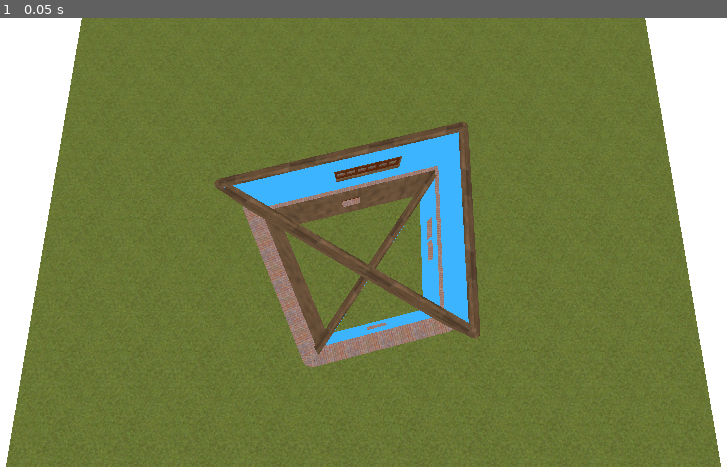
Above: before the commit, frame 1.
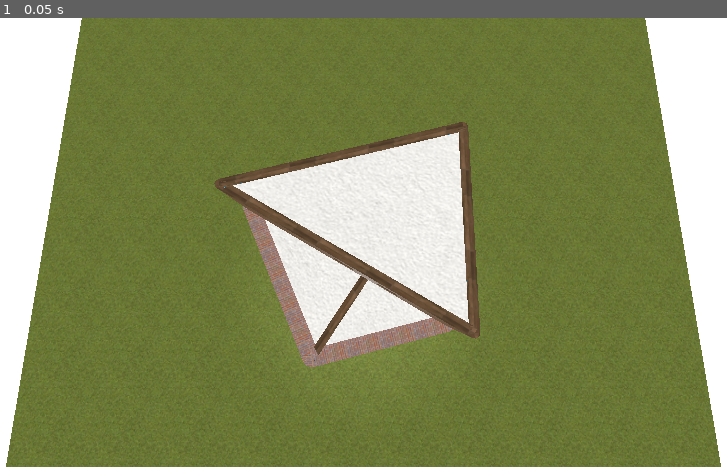
Above: after the commit, the same moment.

Repository: NitroxNova/Go.Build
Game: Godot game, scene res://main.tscn
Two runs of this game, one before a commit and one after it. Both use one fixed random seed, a clock stepped at 60 frames per second and the inputs below.
Inputs:
- Up to frame 1 (0.05 s): no input

The runs differ from the first frame. In frame 1, 9.1% of the frame differs, in the area x 32-65%, y 25-73%.
Error before the commit: Cannot call method 'get_children' on a null value. (res://main.gd:28)
Error after the commit: Cannot call method 'get_children' on a null value. (res://main.gd:31)

Commit message:
ceilings and floors

Diff:
--- a/Blueprints/1_story_wooden.tres
+++ b/Blueprints/1_story_wooden.tres
@@ -1,24 +1,39 @@
-[gd_resource type="Resource" script_class="House_Config" load_steps=17 format=3 uid="uid://dkj4jal2ug7rh"]
+[gd_resource type="Resource" script_class="House_Config" load_steps=22 format=3 uid="uid://dkj4jal2ug7rh"]
 
+[ext_resource type="Material" uid="uid://cr0pyia4tfjfo" path="res://Material/Stucco/white_stucco.tres" id="1_ty33s"]
+[ext_resource type="Script" path="res://House/Floor_Config.gd" id="2_46j0j"]
 [ext_resource type="Script" path="res://House/Pillar/Pillar_Config.gd" id="2_rlphy"]
 [ext_resource type="Script" path="res://House/House_Config.gd" id="3_koegy"]
+[ext_resource type="Material" uid="uid://dcjxc15k81xrl" path="res://Material/Bricks/material_3d.tres" id="3_t5mym"]
 [ext_resource type="Material" uid="uid://wb7b12htur4g" path="res://Material/Planks/material_3d.tres" id="4_q811r"]
 [ext_resource type="Script" path="res://House/Wall/Wall_Config.gd" id="5_8xgmm"]
 [ext_resource type="Material" uid="uid://bi4o5cqdj3n2x" path="res://Material/Blue_Stripes/material_3d.tres" id="6_v1o6s"]
 [ext_resource type="Script" path="res://House/Window/Window_Config.gd" id="7_o7au7"]
 
+[sub_resource type="Resource" id="Resource_todxg"]
+script = ExtResource("2_46j0j")
+perimeter = PackedInt32Array(0, 1, 2, 3)
+thickness = 0.1
+material = ExtResource("1_ty33s")
+
+[sub_resource type="Resource" id="Resource_eq8f0"]
+script = ExtResource("2_46j0j")
+perimeter = PackedInt32Array(0, 1, 2, 3)
+thickness = 0.1
+material = ExtResource("3_t5mym")
+
 [sub_resource type="Resource" id="Resource_6qxks"]
 script = ExtResource("2_rlphy")
 position = Vector3(5, 0, 5)
 height = 5.0
-width = 0.5
+width = 1.0
 material = ExtResource("4_q811r")
 
 [sub_resource type="Resource" id="Resource_1onif"]
 script = ExtResource("2_rlphy")
 position = Vector3(5, 0, -5)
 height = 5.0
-width = 0.5
+width = 1.0
 material = ExtResource("4_q811r")
 
 [sub_resource type="Resource" id="Resource_wc6fq"]
@@ -42,6 +57,7 @@
 width = 1.0
 windows = Array[ExtResource("7_o7au7")]([])
 material = ExtResource("4_q811r")
+inner_material = ExtResource("6_v1o6s")
 
 [sub_resource type="Resource" id="Resource_e37al"]
 script = ExtResource("5_8xgmm")
@@ -83,3 +99,5 @@
 script = ExtResource("3_koegy")
 pillars = Array[ExtResource("2_rlphy")]([SubResource("Resource_6qxks"), SubResource("Resource_1onif"), SubResource("Resource_wc6fq"), SubResource("Resource_uqchc")])
 walls = Array[ExtResource("5_8xgmm")]([SubResource("Resource_juoiw"), SubResource("Resource_e37al"), SubResource("Resource_gi2rl"), SubResource("Resource_dslxt")])
+floors = Array[ExtResource("2_46j0j")]([SubResource("Resource_eq8f0")])
+ceilings = Array[ExtResource("2_46j0j")]([SubResource("Resource_todxg")])
--- a/Blueprints/2_story_brick.tres
+++ b/Blueprints/2_story_brick.tres
@@ -1,6 +1,8 @@
-[gd_resource type="Resource" script_class="House_Config" load_steps=32 format=3 uid="uid://b7ujqot6l8ijp"]
-
+[gd_resource type="Resource" script_class="House_Config" load_steps=39 format=3 uid="uid://b7ujqot6l8ijp"]
+
+[ext_resource type="Material" uid="uid://cr0pyia4tfjfo" path="res://Material/Stucco/white_stucco.tres" id="1_e3sie"]
 [ext_resource type="Material" uid="uid://dcjxc15k81xrl" path="res://Material/Bricks/material_3d.tres" id="1_eoadj"]
+[ext_resource type="Script" path="res://House/Floor_Config.gd" id="2_4a6hx"]
 [ext_resource type="Script" path="res://House/Pillar/Pillar_Config.gd" id="2_u4dqw"]
 [ext_resource type="Material" uid="uid://wb7b12htur4g" path="res://Material/Planks/material_3d.tres" id="3_ttmps"]
 [ext_resource type="Script" path="res://House/House_Config.gd" id="4_ta3lu"]
@@ -8,6 +10,36 @@
 [ext_resource type="Script" path="res://House/Wall/Wall_Config.gd" id="6_xplo5"]
 [ext_resource type="Script" path="res://House/Window/Window_Config.gd" id="7_62fsi"]
 
+[sub_resource type="Resource" id="Resource_7847p"]
+script = ExtResource("2_4a6hx")
+perimeter = PackedInt32Array(0, 1, 2, 3)
+thickness = 0.1
+material = ExtResource("1_e3sie")
+
+[sub_resource type="Resource" id="Resource_2kp48"]
+script = ExtResource("2_4a6hx")
+perimeter = PackedInt32Array(4, 5, 6)
+thickness = 0.1
+material = ExtResource("1_e3sie")
+
+[sub_resource type="Resource" id="Resource_w657x"]
+script = ExtResource("2_4a6hx")
+perimeter = PackedInt32Array(0, 1, 3)
+thickness = 0.1
+material = ExtResource("3_ttmps")
+
+[sub_resource type="Resource" id="Resource_3dkxs"]
+script = ExtResource("2_4a6hx")
+perimeter = PackedInt32Array(1, 2, 3)
+thickness = 0.1
+material = ExtResource("1_eoadj")
+
+[sub_resource type="Resource" id="Resource_s0xgf"]
+script = ExtResource("2_4a6hx")
+perimeter = PackedInt32Array(4, 5, 6)
+thickness = 0.1
+material = ExtResource("3_ttmps")
+
 [sub_resource type="Resource" id="Resource_p00ap"]
 script = ExtResource("2_u4dqw")
 position = Vector3(5, 0, 2)
@@ -178,3 +210,5 @@
 script = ExtResource("4_ta3lu")
 pillars = Array[ExtResource("2_u4dqw")]([SubResource("Resource_p00ap"), SubResource("Resource_2qkws"), SubResource("Resource_hqy86"), SubResource("Resource_vlw34"), SubResource("Resource_5ef4j"), SubResource("Resource_rv5sf"), SubResource("Resource_8i0fe")])
 walls = Array[ExtResource("6_xplo5")]([SubResource("Resource_5y214"), SubResource("Resource_d2i3w"), SubResource("Resource_ec647"), SubResource("Resource_pbq0f"), SubResource("Resource_tbu1s"), SubResource("Resource_y3cso"), SubResource("Resource_co550"), SubResource("Resource_yu3sp")])
+floors = Array[ExtResource("2_4a6hx")]([SubResource("Resource_w657x"), SubResource("Resource_3dkxs"), SubResource("Resource_s0xgf")])
+ceilings = Array[ExtResource("2_4a6hx")]([SubResource("Resource_7847p"), SubResource("Resource_2kp48")])
--- /dev/null
+++ b/House/Floor_Config.gd
@@ -0,0 +1,18 @@
+@tool
+extends Resource
+class_name Floor_Config
+
+@export var perimeter : PackedInt32Array:
+	set(value):
+		perimeter = value
+		emit_changed()
+
+@export var thickness : float = .1:
+	set(value):
+		thickness = value
+		emit_changed()
+
+@export var material : StandardMaterial3D:
+	set(value):
+		material = value
+		emit_changed()
--- a/House/House_Config.gd
+++ b/House/House_Config.gd
@@ -15,3 +15,17 @@
 		for w in walls:
 			w.changed.connect(emit_changed)
 		emit_changed()
+
+@export var floors : Array[Floor_Config] :
+	set(value):
+		floors = value
+		for f in floors:
+			f.changed.connect(emit_changed)
+		emit_changed()
+
+@export var ceilings : Array[Floor_Config] :
+	set(value):
+		ceilings = value
+		for c in ceilings:
+			c.changed.connect(emit_changed)
+		emit_changed()
--- /dev/null
+++ b/Material/Stucco/white_stucco.tres
@@ -0,0 +1,6 @@
+[gd_resource type="StandardMaterial3D" load_steps=2 format=3 uid="uid://cr0pyia4tfjfo"]
+
+[ext_resource type="Texture2D" uid="uid://ducn7kehdh72k" path="res://Material/Stucco/white_stucco.png" id="1_12t72"]
+
+[resource]
+albedo_texture = ExtResource("1_12t72")
--- a/main.gd
+++ b/main.gd
@@ -17,12 +17,15 @@
 	build()
 
 func build():
-	print("building")
 	clean_house()
 	for p in house_config.pillars:
 		build_pillar(p)
 	for w in house_config.walls:
 		build_wall(w)
+	for f in house_config.floors:
+		build_floor(f)
+	for c in house_config.ceilings:
+		build_ceiling(c)
 
 func clean_house():
 	for child in $House.get_children():
@@ -67,5 +70,34 @@
 		wall.add_child(window)
 	$House.add_child(wall)
 
+func build_floor(floor_config:Floor_Config):
+	var floor = CSGPolygon3D.new()
+	floor.material = floor_config.material
+	floor.depth = floor_config.thickness
+	floor.rotation.x = PI/2
+	var floor_poly = PackedVector2Array()
+	var height = house_config.pillars[floor_config.perimeter[0]].position.y
+	for pillar_id in floor_config.perimeter:
+		var pillar = house_config.pillars[pillar_id]
+		floor_poly.append(Vector2(pillar.position.x,pillar.position.z))
+		if height < pillar.position.y: #get the highest pillar position, so floor will be on stilts if eneven
+			height =  pillar.position.y
+	floor.polygon = floor_poly #cant append directly to polygon
+	floor.position.y = height
+	$House.add_child(floor)
+	return floor
+
+func build_ceiling(ceiling_config:Floor_Config):
+	var ceiling = build_floor(ceiling_config)
+	var first_pillar = house_config.pillars[ceiling_config.perimeter[0]]
+	var height = first_pillar.position.y + first_pillar.height - ceiling_config.thickness -.001
+	for pillar_id in ceiling_config.perimeter:
+		var pillar = house_config.pillars[pillar_id]
+		var curr_height = pillar.position.y + pillar.height - ceiling_config.thickness -.001
+		if height > curr_height: #get the lowest top position, so ceiling wont be floating if uneven
+			height =  curr_height
+	ceiling.position.y = height
+
+
 func _on_visibility_changed():
 	build()
--- a/main.tscn
+++ b/main.tscn
@@ -22,4 +22,9 @@
 transform = Transform3D(1, 0, 0, 0, 0.153176, 0.988199, 0, -0.988199, 0.153176, 0, 22.6083, 0)
 environment = SubResource("Environment_yr4y3")
 
+[node name="OmniLight3D" type="OmniLight3D" parent="."]
+transform = Transform3D(1, 0, 0, 0, 1, 0, 0, 0, 1, 0, 2.19175, 0)
+omni_range = 11.408
+omni_attenuation = 0.0544094
+
 [connection signal="visibility_changed" from="." to="." method="_on_visibility_changed"]
Not shown: 1 places in Material/Planks/material_3d.tres that only renumber resources
Binary file added: Material/Stucco/white_stucco.png
Not shown, added: Material/Stucco/white_stucco.png.import
